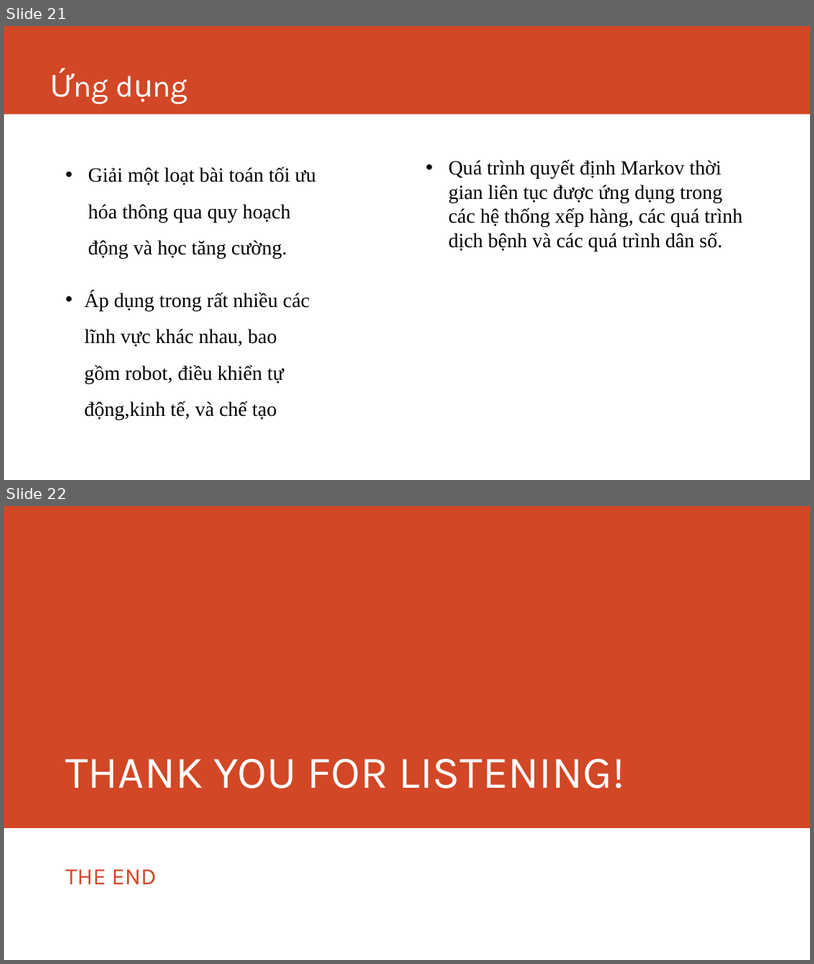
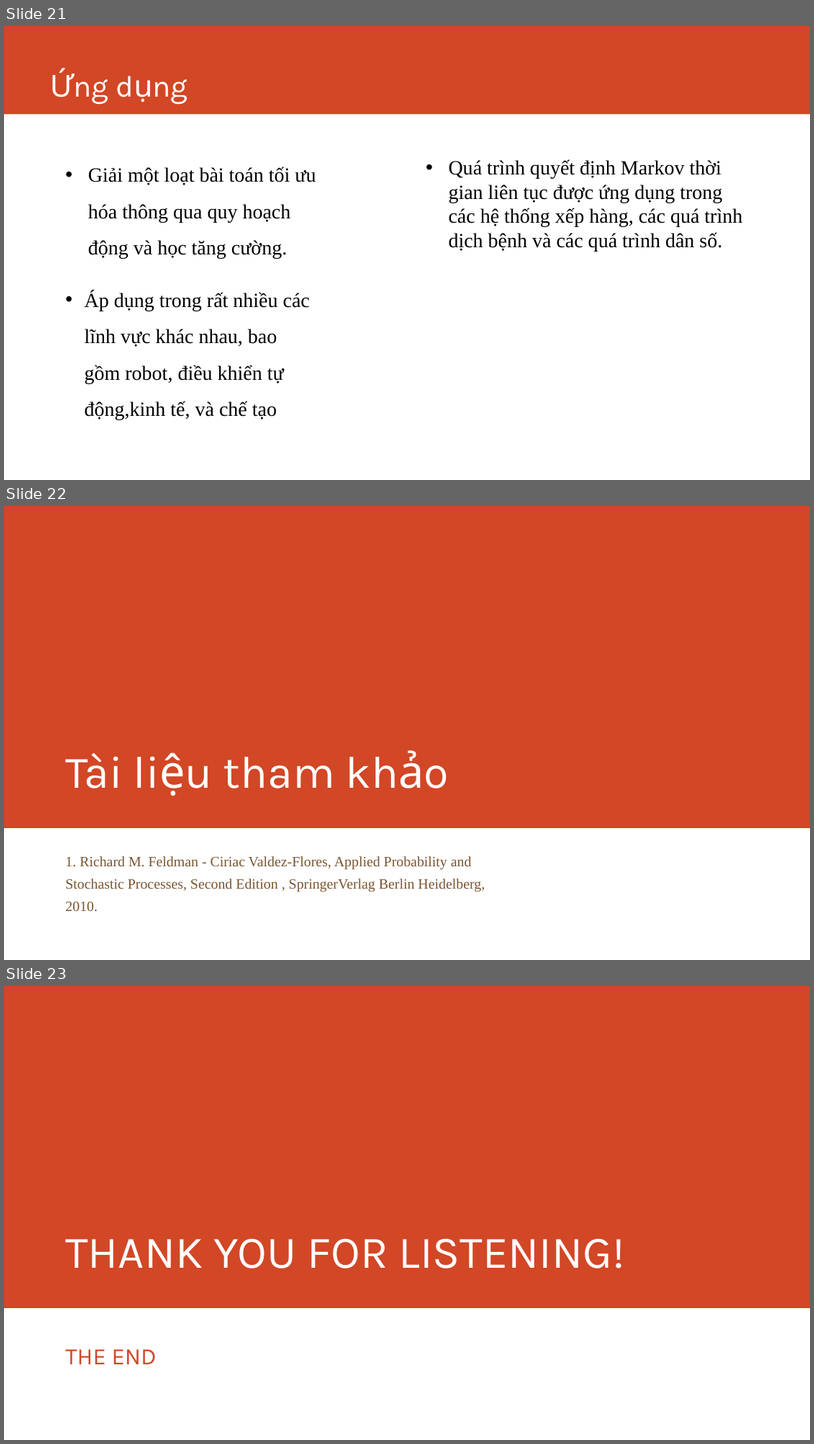
Before and after one commit to ngohieu12/NgauNhien, a slide deck: Trinh chieu/NgauNhien1.pptx. Shown one above the other, each under a label of ours: slides 21 and 22 before the commit, slides 21, 22 and 23 after it. The pictures are 814x964 and 814x1444 pixels, drawn with LibreOffice and Linux fonts; fonts in the diff are those of the drawing. Boxes give left, top, right and bottom in pixels: in the first picture for what was removed or moved away, otherwise in the second. Text is boxed around its words. In the diff, an @@ line names an element or a change of style, - is before the commit and + after.

```diff
--- a/Trinh chieu/NgauNhien1.pptx
+++ b/Trinh chieu/NgauNhien1.pptx
@@ slide 22 added at bbox=[4, 506, 810, 960], background #FFFFFF; not listed: 1 template element that a slide beside it also shows @@
@@ title added at bbox=[65, 752, 335, 788], 54 pt, text #FFFFFF @@
+Tài liệu tham khảo
@@ subtitle added at bbox=[65, 856, 485, 911], 17 pt, text #795531 @@
+1. Richard M. Feldman - Ciriac Valdez-Flores, Applied Probability and Stochastic Processes, Second Edition , SpringerVerlag Berlin Heidelberg, 2010.
@@ what was slide 22 is now slide 23 @@
```
